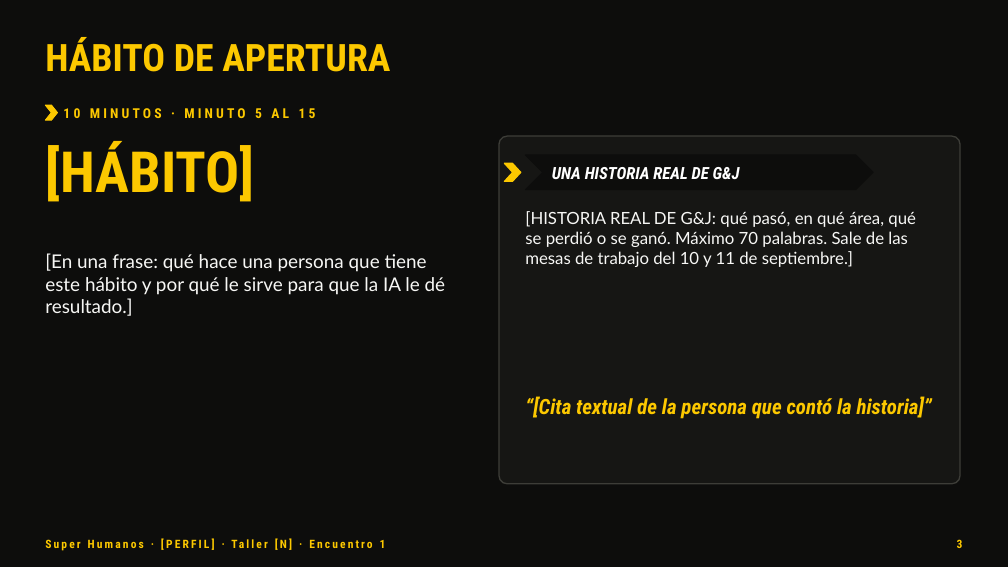
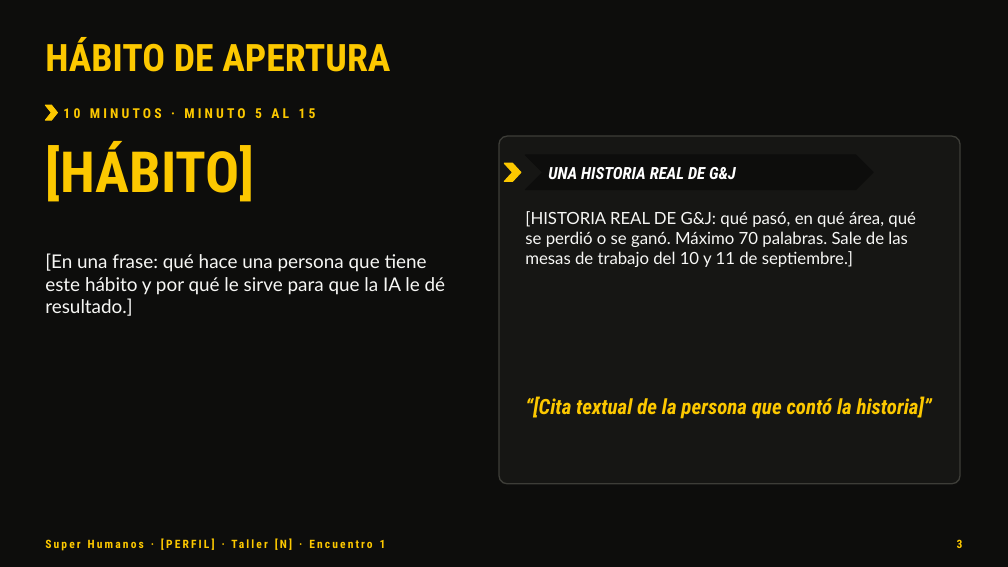
Before and after one commit to essika-u371/Super-Humanos, a slide deck: slide 3 of plantillas-taller/Plantilla taller · Encuentro 1 · concepto y práctica.pptx. Drawn at 1008x567 pixels with LibreOffice and Linux fonts; fonts in the diff are those of the drawing. Boxes give left, top, right and bottom in pixels: in the first picture for what was removed or moved away, otherwise in the second. Text is boxed around its words. In the diff, an @@ line names an element or a change of style, - is before the commit and + after.

```diff
--- a/plantillas-taller/Plantilla taller · Encuentro 1 · concepto y práctica.pptx
+++ b/plantillas-taller/Plantilla taller · Encuentro 1 · concepto y práctica.pptx
@@ text "UNA HISTORIA REAL DE G&J": place and size @@
-text "UNA HISTORIA REAL DE G&J" at bbox=[552, 167, 740, 179]
+text "UNA HISTORIA REAL DE G&J" at bbox=[548, 167, 736, 179]
```
Also in this commit, not shown: 7 other files.
